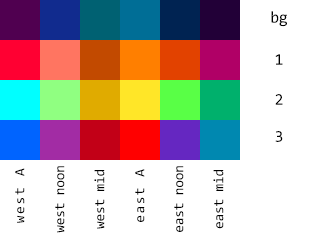
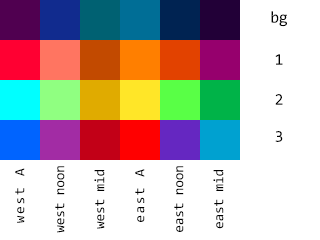
Revision of a layered 320px x 240px image; what changed, layer by layer:
added layer "Rectangle 1 copy 15" (1st of 4, in "east midnight") in group "east midnight" over [200, 120, 240, 160]
added layer "Rectangle 1 copy 15" (2nd of 4, in "east midnight") in group "east midnight" over [200, 80, 240, 120]
added layer "Rectangle 1 copy 15" (3rd of 4, in "east midnight") in group "east midnight" over [200, 40, 240, 80]
